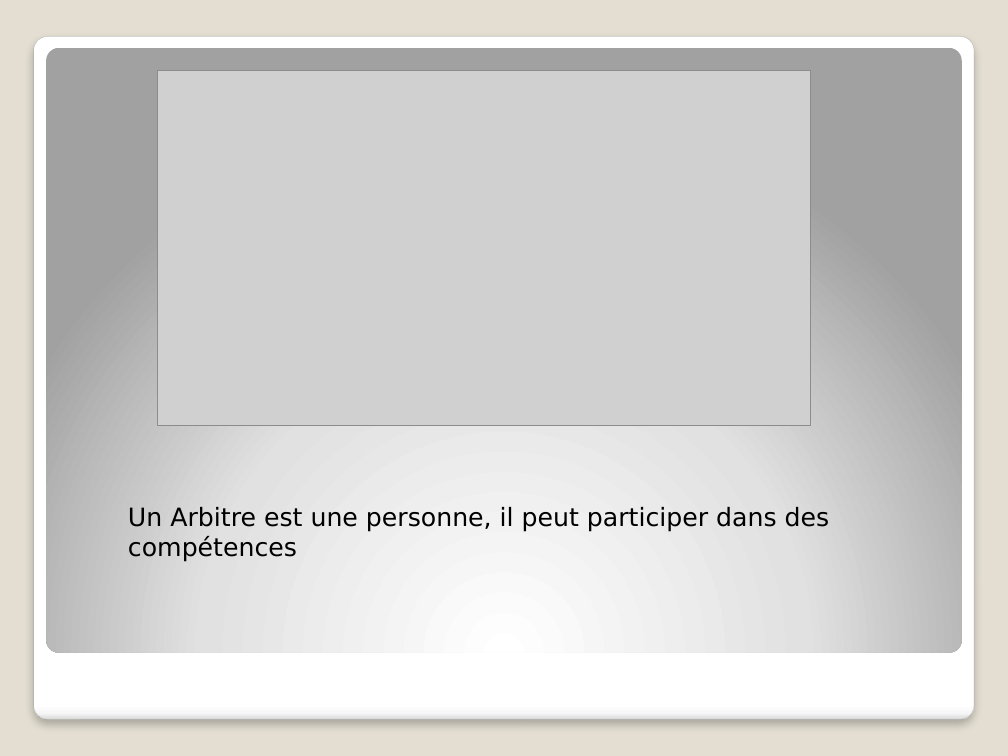
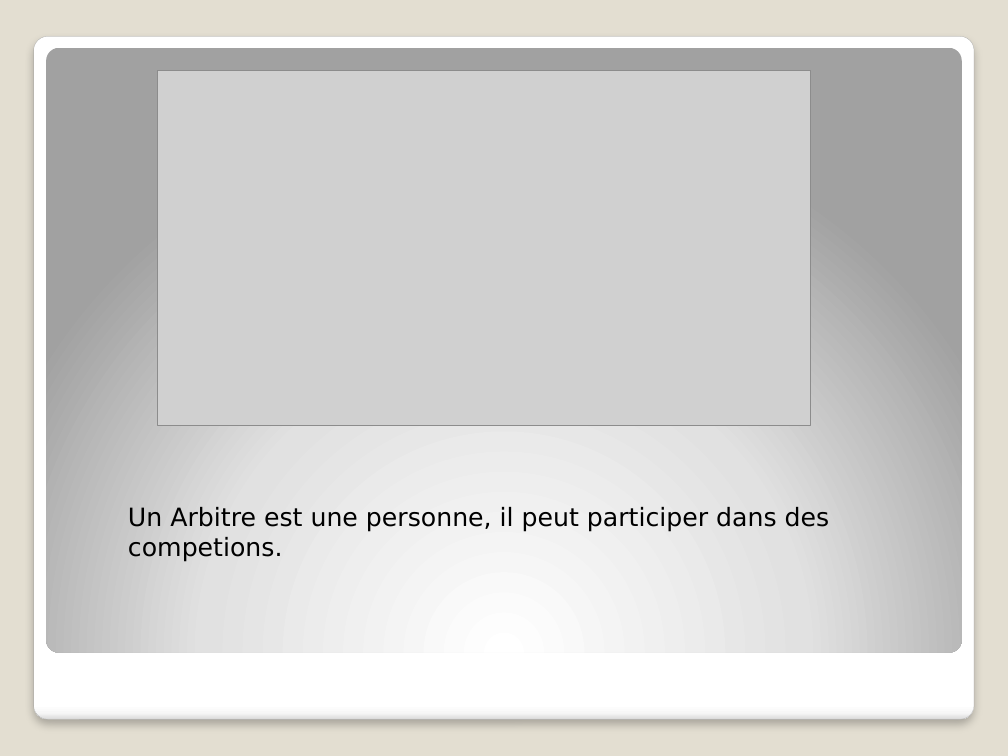
Before and after one commit to ichrak-star/PISymfony, a slide deck: slide 13 of Conception/MyFoot.pptx. Drawn at 1008x756 pixels with LibreOffice and Linux fonts; fonts in the diff are those of the drawing; grey boxes stand for pictures. Boxes give left, top, right and bottom in pixels: in the first picture for what was removed or moved away, otherwise in the second. Text is boxed around its words. In the diff, an @@ line names an element or a change of style, - is before the commit and + after.

```diff
--- a/Conception/MyFoot.pptx
+++ b/Conception/MyFoot.pptx
@@ text at (x1=128, y1=507, x2=830, y2=562): text changed @@
-Un Arbitre est une personne, il peut participer dans des compétences
+Un Arbitre est une personne, il peut participer dans des competions.
```
Also in this commit, not shown: 6 other slides changed, 1 other file.
